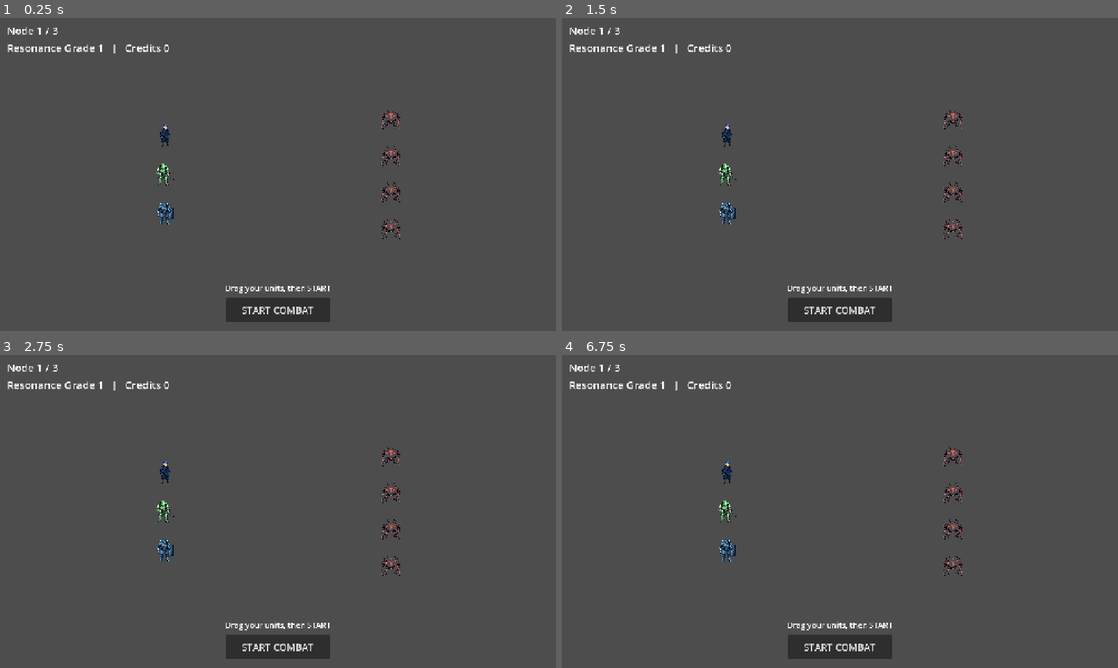
Above: before the commit, frames 1-4 (two rows, left to right).
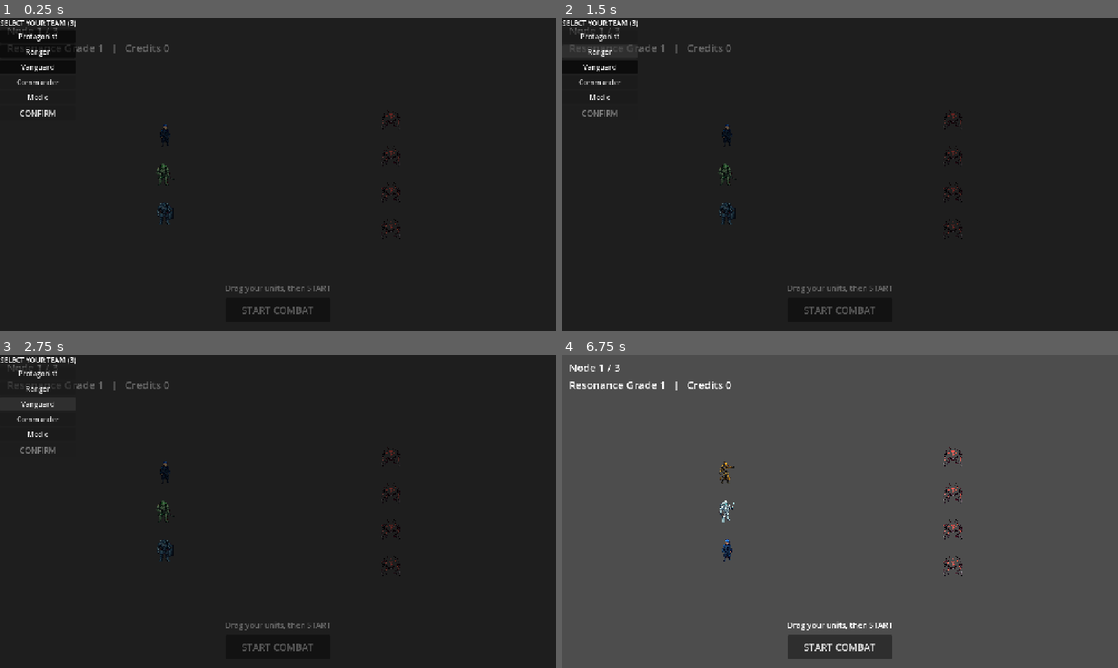
Above: after the commit, the same moments.

Repository: Hwari2929/PROTOCOL-ERRANTEs
Game: Godot game, scene res://scenes/main.tscn
Two runs of this game, one before a commit and one after it. Both use one fixed random seed, a clock stepped at 60 frames per second and the inputs below.
Inputs (mouse positions are in pixels of both pictures, inside the frame that each line leads up to):
- Up to frame 1 (0.25 s): no input
- Up to frame 2 (1.5 s): click (600, 36) at 0.5 s, where only the run after the commit has a clickable "Protagonist"; click (600, 52) at 1.25 s, where only the run after the commit has a clickable "Ranger"
- Up to frame 3 (2.75 s): click (38, 405) at 2 s, where only the run after the commit has a clickable "Vanguard"
- Up to frame 4 (6.75 s): click (600, 417) at 2.75 s, where only the run after the commit has a clickable "Commander"; click (600, 433) at 3.5 s, where only the run after the commit has a clickable "Medic"; click "START COMBAT" at 4.25 s; click "START COMBAT" at 5 s; click (600, 373) at 5.75 s, where only the run after the commit has a clickable "Protagonist"; click (600, 448) at 6.5 s, where only the run after the commit has a clickable "CONFIRM"

The runs differ from the first frame. In frame 1, 100% of the frame differs, in the area x 0-100%, y 0-100%; in frame 2, 100%; in frame 3, 100%; in frame 4, 0.4%.

Commit message:
feat(team): team-selection overlay — pick 3 of 5 classes (FF1)
- 5 toggle buttons (protagonist/ranger/vanguard/commander/medic), max 3, default trio
- CONFIRM (enabled at 3) rebuilds player team via BattleField.set_player_team
- verified: selecting commander/medic/ranger rebuilds team; combat resolves

Co-Authored-By: Claude Opus 4.8 <noreply@anthropic.com>

Diff:
--- a/scripts/ui/team_select.gd
+++ b/scripts/ui/team_select.gd
@@ -1,3 +1,87 @@
 extends Control
-## 팀 편성 오버레이 — SCAFFOLD STUB. FF1 implements.
-## Pick exactly 3 of the 5 classes, then CONFIRM to build the player team.
+
+var _selected_ids: Array[String] = []
+const MAX_SELECTION: int = 3
+const DEFAULT_TEAM: Array[String] = ["protagonist", "ranger", "vanguard"]
+const CLASS_LIST: Array[String] = ["protagonist", "ranger", "vanguard", "commander", "medic"]
+
+var _confirm_button: Button
+var _vbox: VBoxContainer
+
+func _ready() -> void:
+	_build_ui()
+	# Pre-select default trio
+	for team_id in DEFAULT_TEAM:
+		var btn: Button = _vbox.get_node_or_null(team_id) as Button
+		if btn != null:
+			btn.button_pressed = true
+	refresh()
+
+func _build_ui() -> void:
+	# Semi-transparent full-rect background
+	var bg: ColorRect = ColorRect.new()
+	bg.name = "Background"
+	bg.color = Color(0.0, 0.0, 0.0, 0.6)
+	bg.anchor_right = 1.0
+	bg.anchor_bottom = 1.0
+	add_child(bg)
+
+	# Centred VBoxContainer
+	_vbox = VBoxContainer.new()
+	_vbox.name = "TeamSelectVBox"
+	_vbox.alignment = BoxContainer.ALIGNMENT_CENTER
+	add_child(_vbox)
+
+	# Title
+	var title: Label = Label.new()
+	title.name = "Title"
+	title.text = "SELECT YOUR TEAM (3)"
+	title.horizontal_alignment = HORIZONTAL_ALIGNMENT_CENTER
+	_vbox.add_child(title)
+
+	# Team toggle buttons
+	for team_id in CLASS_LIST:
+		var btn: Button = Button.new()
+		btn.name = team_id
+		btn.text = team_id.capitalize()
+		btn.toggle_mode = true
+		btn.add_theme_font_size_override("font_size", 16)
+		btn.toggled.connect(_on_team_toggled.bind(team_id, btn))
+		_vbox.add_child(btn)
+
+	# Confirm button
+	_confirm_button = Button.new()
+	_confirm_button.name = "ConfirmButton"
+	_confirm_button.text = "CONFIRM"
+	_confirm_button.disabled = true
+	_confirm_button.add_theme_font_size_override("font_size", 18)
+	_confirm_button.pressed.connect(_on_confirm_pressed)
+	_vbox.add_child(_confirm_button)
+
+func _on_team_toggled(pressed: bool, team_id: String, btn: Button) -> void:
+	if pressed:
+		if _selected_ids.size() >= MAX_SELECTION:
+			# Enforce maximum: ignore toggle and revert button state
+			btn.button_pressed = false
+			return
+		_selected_ids.append(team_id)
+	else:
+		_selected_ids.erase(team_id)
+	refresh()
+
+func refresh() -> void:
+	# Recompute CONFIRM enabled state
+	_confirm_button.disabled = (_selected_ids.size() != MAX_SELECTION)
+
+func selected_ids() -> Array[String]:
+	return _selected_ids.duplicate()
+
+func _on_confirm_pressed() -> void:
+	if _selected_ids.size() != MAX_SELECTION:
+		return
+
+	var battle_field: Node = get_parent().get_parent().get_node_or_null("BattleField")
+	if battle_field != null and battle_field.has_method("set_player_team"):
+		battle_field.set_player_team(_selected_ids)
+
+	visible = false
